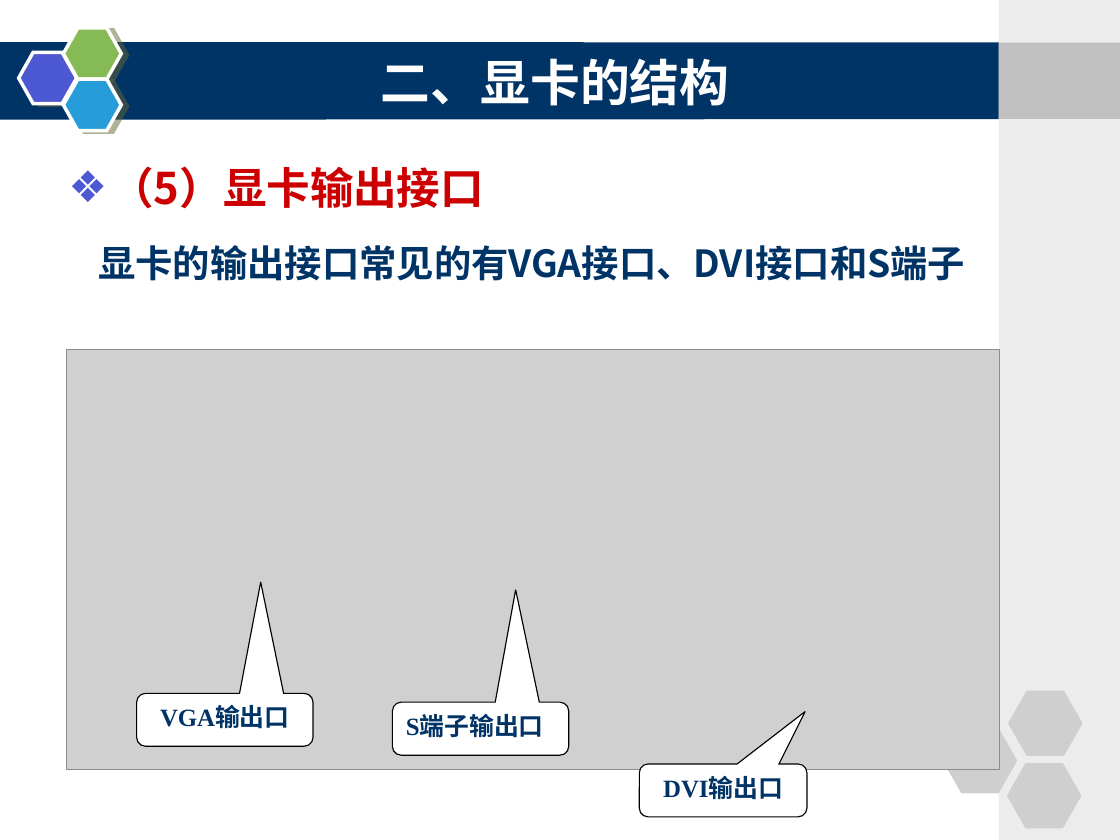
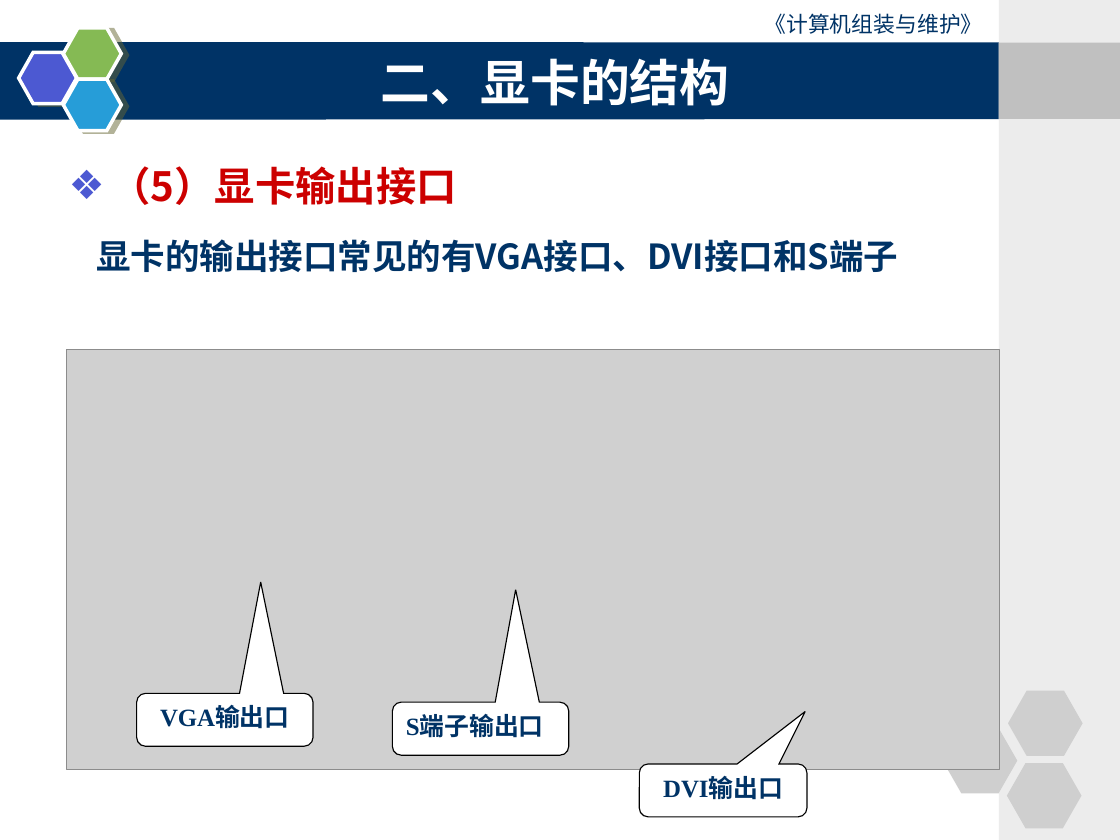
Before and after one commit to wutongyuliujia123/preparation, a slide deck: slide 14 of 计算机组装与维修/《计算机组装与维护》第六章电子课件.ppt.ppt. Drawn at 1120x840 pixels with LibreOffice and Linux fonts; fonts in the diff are those of the drawing; grey boxes stand for pictures. Boxes give left, top, right and bottom in pixels: in the first picture for what was removed or moved away, otherwise in the second. Text is boxed around its words. In the diff, an @@ line names an element or a change of style, - is before the commit and + after.

```diff
--- a/计算机组装与维修/《计算机组装与维护》第六章电子课件.ppt.ppt
+++ b/计算机组装与维修/《计算机组装与维护》第六章电子课件.ppt.ppt
@@ text added at [765,13,983,34], 14 pt, text #003366 @@
+《计算机组装与维护》
@@ text "（5）显卡输出接口" at [96,166,898,272]: size 28 to 25.9 pt in "（5）显卡输出接口"; size 24 to 22.2 pt in "显卡的输出接口常见的有VGA接口、DVI接口和S端子" @@
```
Also in this commit, not shown: 70 other slides changed, 4 slides added, 4 slides removed, 7 other files.
